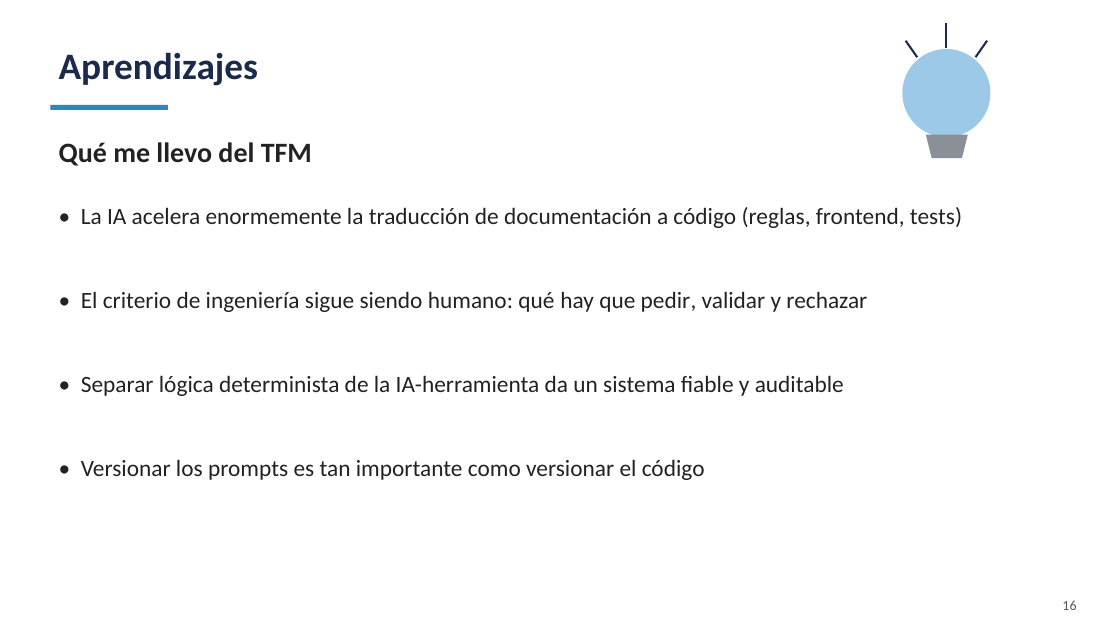
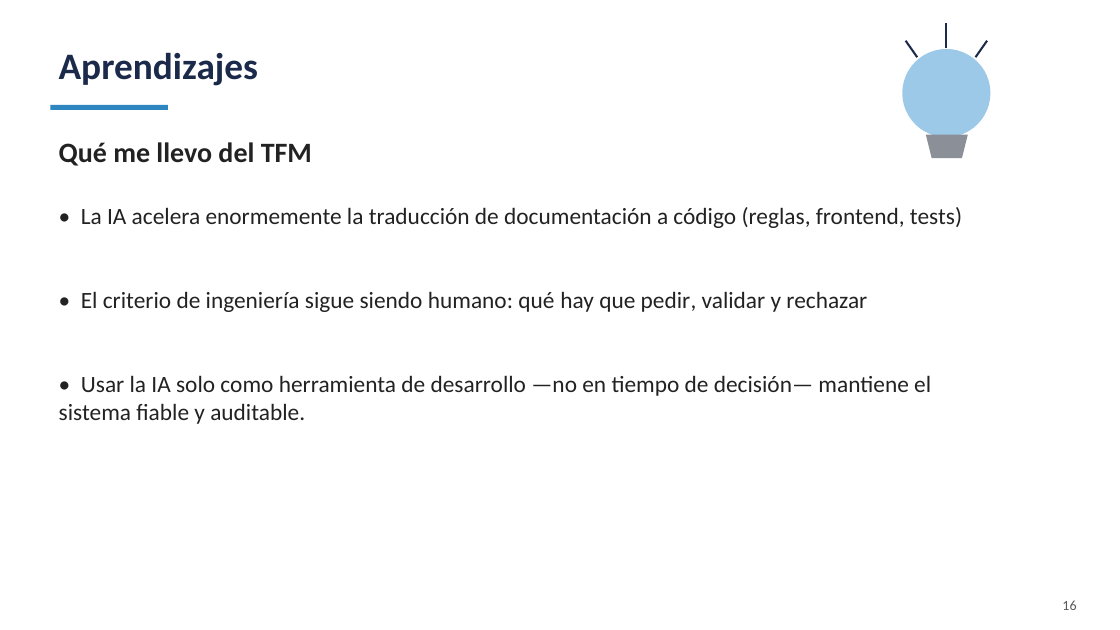
Before and after one commit to jbroceno/rule_engine, a slide deck: slide 16 of docs/PRESENTACION-SLIDES.pptx. Drawn at 1120x630 pixels with LibreOffice and Linux fonts; fonts in the diff are those of the drawing. Boxes give left, top, right and bottom in pixels: in the first picture for what was removed or moved away, otherwise in the second. Text is boxed around its words. In the diff, an @@ line names an element or a change of style, - is before the commit and + after.

```diff
--- a/docs/PRESENTACION-SLIDES.pptx
+++ b/docs/PRESENTACION-SLIDES.pptx
@@ text at (x1=59, y1=375, x2=931, y2=424): text changed @@
-• Separar lógica determinista de la IA-herramienta da un sistema fiable y auditable
-• Versionar los prompts es tan importante como versionar el código
+• Usar la IA solo como herramienta de desarrollo —no en tiempo de decisión— mantiene el sistema fiable y auditable.
```
Also in this commit, not shown: 1 other slide changed, 1 other file.
